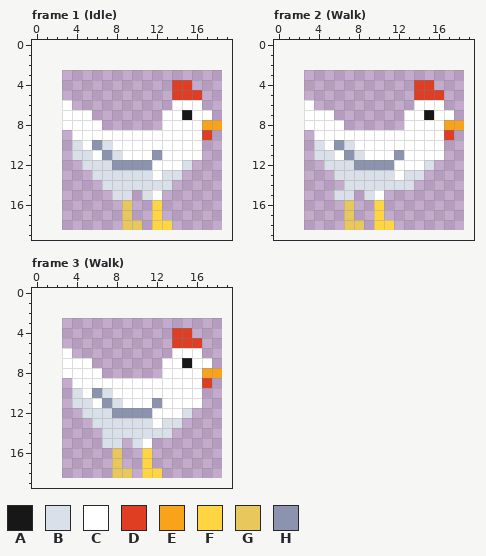
Pixel-art file -- assets/sprites/chickens.aseprite. This is how it looked before the edit.
16x16 pixels, 11 frames. Shown: frame 1 (Idle), frame 2 (Walk), frame 3 (Walk). The old version is drawn lined up with the new one, on the new canvas. The commit also changed other frames, which this record leaves out.
Palette (. is transparent): A #171717  B #dae0ea  C #ffffff  D #df3e23  E #f9a31b  F #ffd541  G #e8c85d  H #8b93af
Pixels before, frame 1 (Idle), first column x 3:
 4 ...........DD...
 5 ...........DDD..
 6 C..........CCC..
 7 CCC.......CCACC.
 8 CCCC......CCCCEE
 9 .CCCCCCCCCCCCCD.
10 .BCHBCCCCCCCCC..
11 .BBCHBCCCHCCCC..
12 ..BBBHHHHCCCB...
13 ...BBBBBBCBB....
14 ....BBBBBBB.....
15 .....BB.BC......
16 ......G..F......
17 ......G..F......
18 ......GG.FF.....
Pixels before, frame 2 (Walk), first column x 3:
 4 ...........DD...
 5 ...........DDD..
 6 C..........CCC..
 7 CCC.......CCACC.
 8 CCCC......CCCCEE
 9 .CCCCCCCCCCCCCD.
10 .BCHBCCCCCCCCC..
11 .BBCHBCCCHCCCC..
12 ..BBBHHHHCCCB...
13 ...BBBBBBCBB....
14 ....BBBBBBB.....
15 ...BB.BC........
16 ....G..F........
17 ....G..F........
18 ....GG.FF.......
Pixels before, frame 3 (Walk), first column x 3:
 4 ...........DD...
 5 ...........DDD..
 6 C..........CCC..
 7 CCC.......CCACC.
 8 CCCC......CCCCEE
 9 .CCCCCCCCCCCCCD.
10 .BCHBCCCCCCCCC..
11 .BBCHBCCCHCCCC..
12 ..BBBHHHHCCCB...
13 ...BBBBBBCBB....
14 ....BBBBBBB.....
15 ....BB.BC.......
16 .....G..F.......
17 .....G..F.......
18 .....GG.FF......
The result:
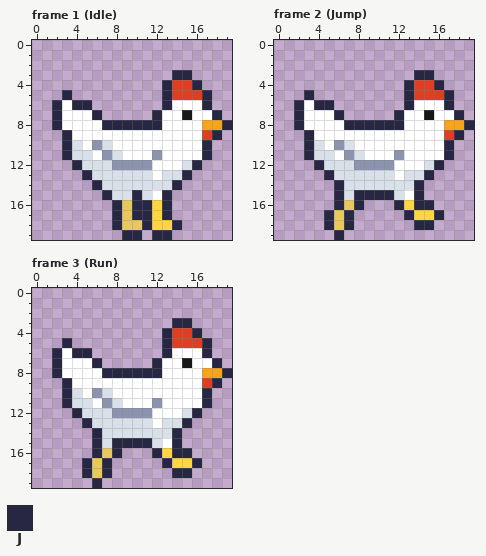
Colours new in this view: J #272744
From old to new:
canvas 16x16 -> 20x20, the old top-left corner now at 3,3
Frame 1 (Idle):
y 3: x 14..15 .. -> JJ
y 4: x 13 . -> J; x 16 . -> J
y 5: x 3 . -> J; x 13 . -> J; x 17 . -> J
y 6: x 2 . -> J; x 4..5 .. -> JJ; x 13 . -> J; x 17 . -> J
y 7: x 2 . -> J; x 6 . -> J; x 12 . -> J; x 18 . -> J
y 8: x 2 . -> J; x 7..12 ...... -> JJJJJJ; x 19 . -> J
y 9: x 3 . -> J; x 18 . -> J
y 10..11: x 3 . -> J; x 17 . -> J
y 12: x 4 . -> J; x 16 . -> J
y 13: x 5 . -> J; x 15 . -> J
y 14: x 6 . -> J; x 14 . -> J
y 15: x 7 . -> J; x 10 . -> J; x 13 . -> J
y 16..17: x 8 . -> J; x 10..11 .. -> JJ; x 13 . -> J
y 18: x 8 . -> J; x 11 . -> J; x 14 . -> J
y 19: x 9..10 .. -> JJ; x 12..13 .. -> JJ
Frame 2 (Jump):
y 3: x 14..15 .. -> JJ
y 4: x 13 . -> J; x 16 . -> J
y 5: x 3 . -> J; x 13 . -> J; x 17 . -> J
y 6: x 2 . -> J; x 4..5 .. -> JJ; x 13 . -> J; x 17 . -> J
y 7: x 2 . -> J; x 6 . -> J; x 12 . -> J; x 18 . -> J
y 8: x 2 . -> J; x 7..12 ...... -> JJJJJJ; x 19 . -> J
y 9: x 3 . -> J; x 18 . -> J
y 10..11: x 3 . -> J; x 17 . -> J
y 12: x 4 . -> J; x 16 . -> J
y 13: x 5 . -> J; x 15 . -> J
y 14: x 6 . -> J; x 14 . -> J
y 15: x 6 B -> J; x 8..14 .BC.... -> JJJJBCJ
y 16: x 6 . -> J; x 8 . -> J; x 10 F -> .; x 12..15 .... -> JFJJ
y 17: x 5..7 ..G -> JGJ; x 10 F -> .; x 13..16 .... -> JFFJ
y 18: x 5..8 ..GG -> JGJ.; x 10..11 FF -> ..; x 14..15 .. -> JJ
y 19: x 6 . -> J
Frame 3 (Run):
y 3: x 14..15 .. -> JJ
y 4: x 13 . -> J; x 16 . -> J
y 5: x 3 . -> J; x 13 . -> J; x 17 . -> J
y 6: x 2 . -> J; x 4..5 .. -> JJ; x 13 . -> J; x 17 . -> J
y 7: x 2 . -> J; x 6 . -> J; x 12 . -> J; x 18 . -> J
y 8: x 2 . -> J; x 7..12 ...... -> JJJJJJ; x 19 . -> J
y 9: x 3 . -> J; x 18 . -> J
y 10..11: x 3 . -> J; x 17 . -> J
y 12: x 4 . -> J; x 16 . -> J
y 13: x 5 . -> J; x 15 . -> J
y 14: x 6 . -> J; x 14 . -> J
y 15: x 6 . -> J; x 8..14 B.BC... -> JJJJBCJ
y 16: x 6..8 ..G -> JGJ; x 11..15 F.... -> .JFJJ
y 17: x 5..8 ...G -> JGJ.; x 11 F -> .; x 13..16 .... -> JFFJ
y 18: x 5..9 ...GG -> JGJ..; x 11..12 FF -> ..; x 14..15 .. -> JJ
y 19: x 6 . -> J
Changed places in both pictures, as pixel boxes (x1, y1, x2, y2):
added: (52, 70, 232, 240)
changed: (294, 70, 474, 240)
changed: (52, 318, 232, 488)
